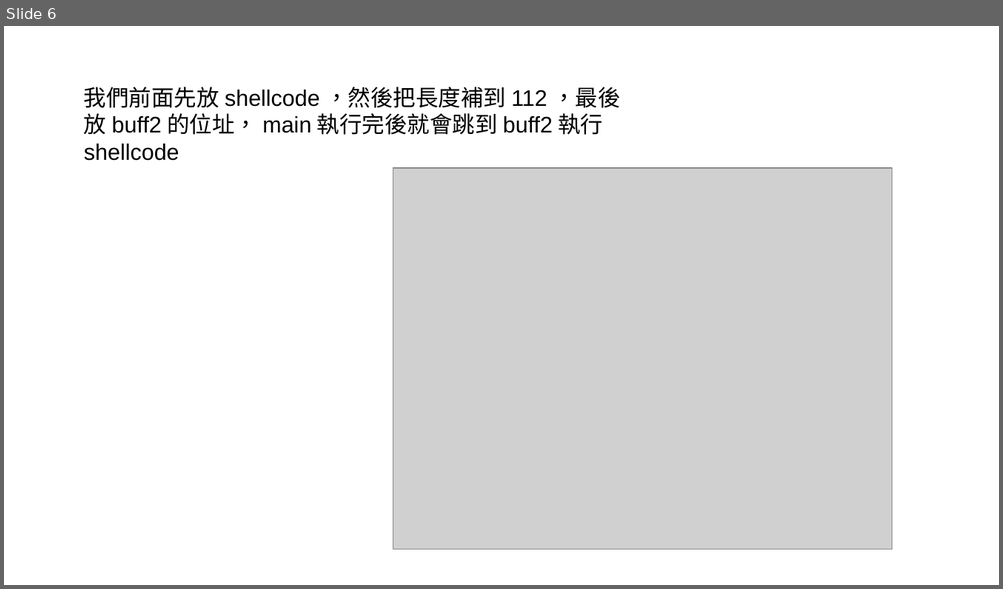
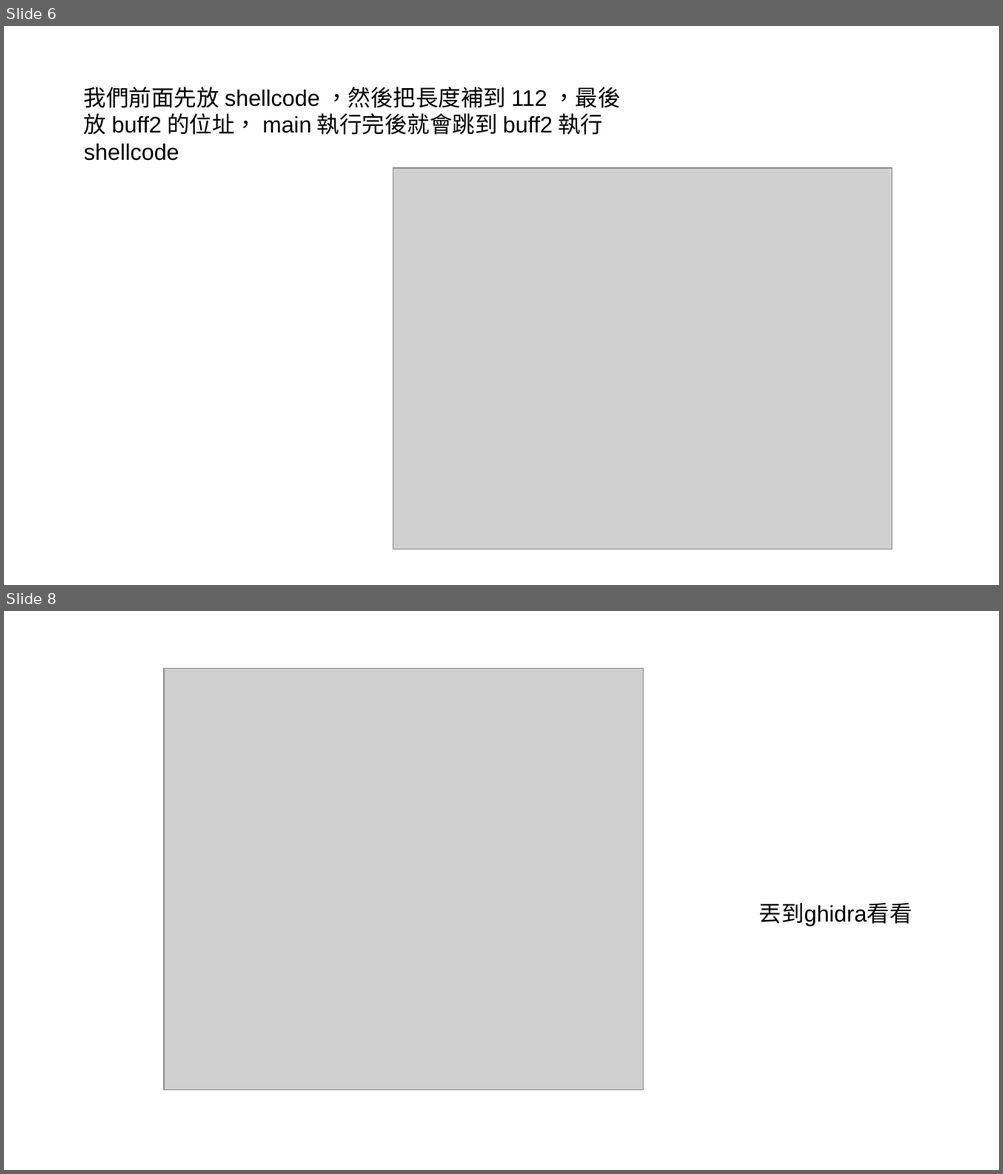
Before and after one commit to gardra/atdf, a slide deck: Lab3/Lab3.odp. Shown one above the other, each under a label of ours: slide 6 before the commit, slides 6 and 8 after it; the slides between them are not shown. The pictures are 1003x589 and 1003x1174 pixels, drawn with LibreOffice and Linux fonts; fonts in the diff are those of the drawing; grey boxes stand for pictures. Boxes give left, top, right and bottom in pixels: in the first picture for what was removed or moved away, otherwise in the second. Text is boxed around its words. In the diff, an @@ line names an element or a change of style, - is before the commit and + after.

```diff
--- a/Lab3/Lab3.odp
+++ b/Lab3/Lab3.odp
@@ slide 8 added at [4,611,999,1170], background #FFFFFF @@
@@ picture added at [164,669,643,1091] @@
@@ text added at [759,903,912,927], 18 pt, text #000000 @@
+丟到ghidra看看
```
Also in this commit, not shown: 10 other slides added, 5 other files.
